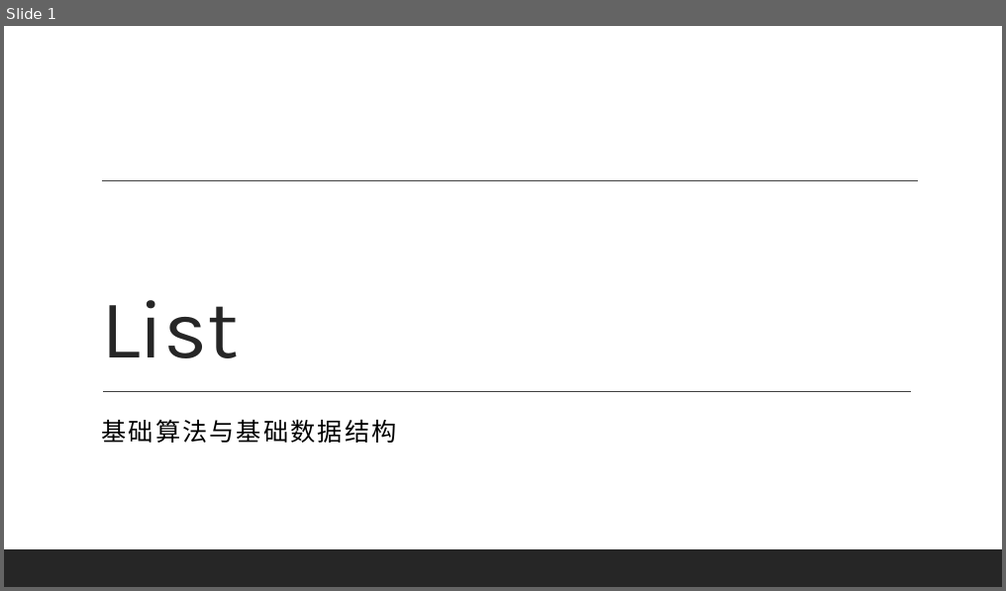
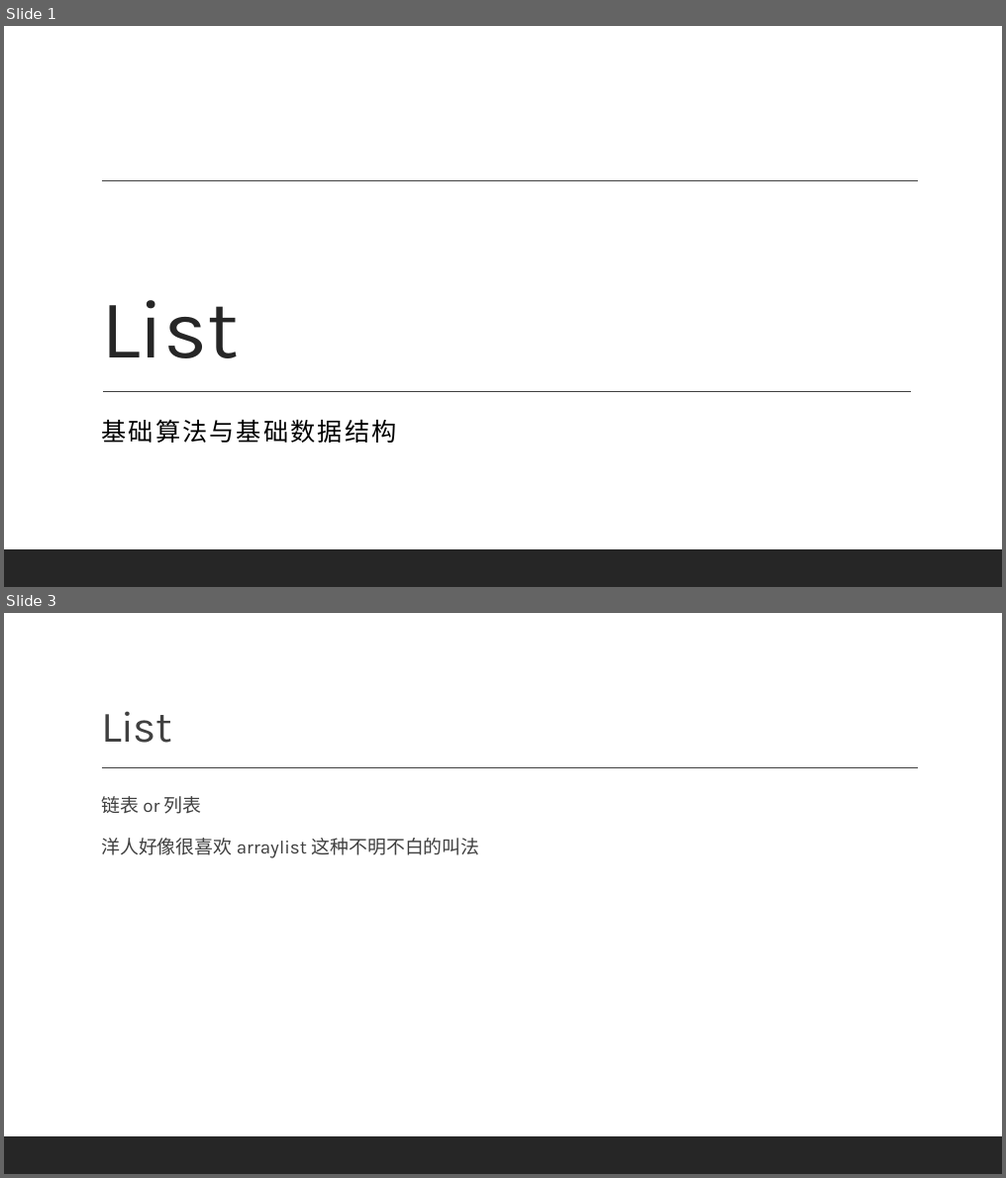
Before and after one commit to basicDSinHDUCS/materials, a slide deck: lecture4/slide.pptx. Shown one above the other, each under a label of ours: slide 1 before the commit, slides 1 and 3 after it; the slides between them are not shown. The pictures are 1006x591 and 1006x1178 pixels, drawn with LibreOffice and Linux fonts; fonts in the diff are those of the drawing; background and template pictures are left out. Boxes give left, top, right and bottom in pixels: in the first picture for what was removed or moved away, otherwise in the second. Text is boxed around its words. In the diff, an @@ line names an element or a change of style, - is before the commit and + after.

```diff
--- a/lecture4/slide.pptx
+++ b/lecture4/slide.pptx
@@ slide 3 added at [4, 613, 1002, 1174], background picture (left out); not listed: 2 template elements that a slide beside it also shows @@
@@ title added at [101, 711, 172, 743], 42 pt, text #404040 @@
+List
@@ text added at [101, 796, 480, 859], 18 pt, text #404040 @@
+  链表 or 列表
+  洋人好像很喜欢 arraylist 这种不明不白的叫法
```
Also in this commit, not shown: 3 other slides added, 1 other file.
